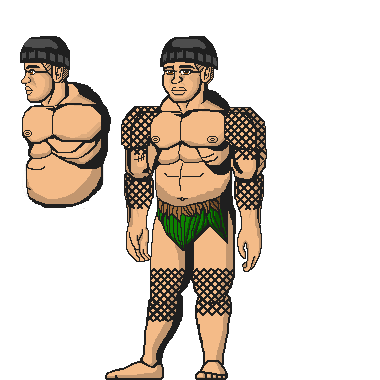
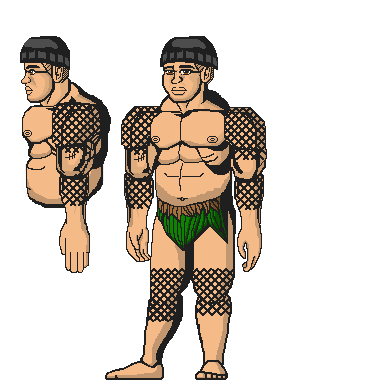
The second 380x380 image is a revision of the first. Changes to its layers:
added layer "Copiar de braço" above "braço" over (52, 102, 101, 180)
added layer "Copiar de Antebraço esquerdo" above "Antebraço esquerdo" over (59, 164, 89, 224)
added layer "Copiar de mão esquerda" above "mão esquerda" over (59, 212, 90, 273)
painted on "Copiar de pescoço" over (40, 78, 71, 106)
painted on "Copiar de Fundo" over (68, 82, 101, 103)
